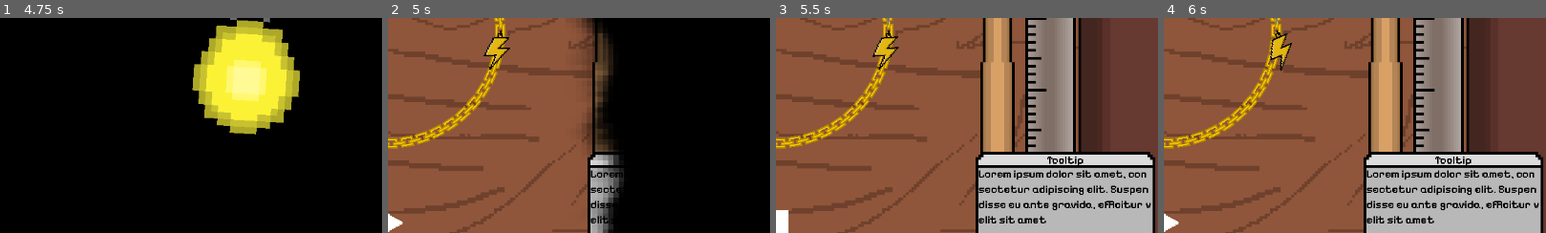
Above: before the commit, frames 1-4 (left to right).
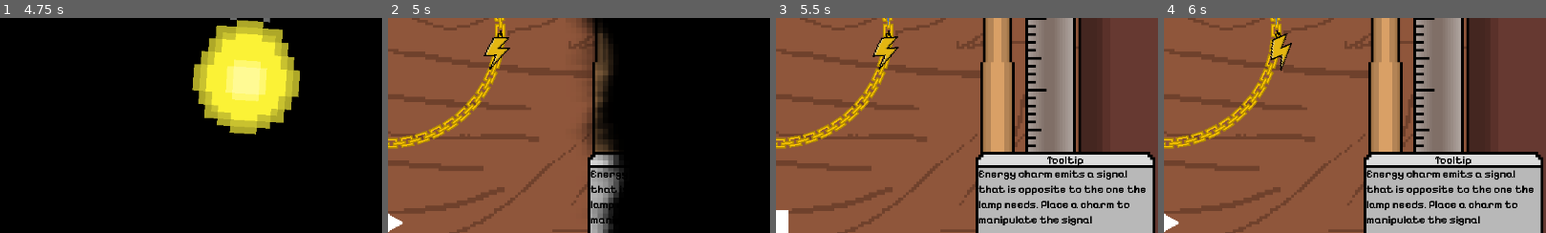
Above: after the commit, the same moments.

Repository: triangle-int/logi-charm
Game: Godot game, scene res://scenes/main_menu.tscn
Two runs of this game, one before a commit and one after it. Both use one fixed random seed, a clock stepped at 60 frames per second and the inputs below.
Inputs (mouse positions are % of the whole screen's width and height, from its top left):
- Up to frame 1 (4.75 s): click "Select Level" at 0.5 s; click "Select Level" at 1.25 s; click "00" at 2 s; click "00" at 2.75 s; click "00" at 3.5 s; click (50, 95) at 4.25 s
- Up to frame 2 (5 s): no input
- Up to frame 3 (5.5 s): click (50, 95) at 5 s
- Up to frame 4 (6 s): click (50, 95) at 5.75 s
The pictures show only the part of the screen within x 50-100%, y 47-97%; the shares and areas given below are measured in that part.

Frame 1 is identical in both runs. In frame 2, 0.4% of the frame differs, in the area x 53-62%, y 70-96%; in frame 3, 3.3%, in the area x 53-99%, y 70-97%; in frame 4, 3.3%.

Commit message:
Added tooltips for every level

Diff:
--- a/scenes/game.tscn
+++ b/scenes/game.tscn
@@ -211,7 +211,7 @@
 grow_vertical = 0
 text = "Lorem ipsum dolor sit amet, consectetur adipiscing elit. Suspendisse eu ante gravida, efficitur velit sit amet"
 label_settings = SubResource("LabelSettings_ulxts")
-autowrap_mode = 1
+autowrap_mode = 2
 
 [node name="Completed" type="ColorRect" parent="UI"]
 anchors_preset = 8
--- a/scenes/levels/enabled/level_1.tscn
+++ b/scenes/levels/enabled/level_1.tscn
@@ -8,6 +8,7 @@
 [node name="Level" type="Node2D"]
 script = ExtResource("1_rpdq7")
 rings_config = ExtResource("2_8xkvi")
+tooltip = "Energy charm emits a signal that is opposite to the one the lamp needs. Place a charm to manipulate the signal"
 
 [node name="InitComponent" parent="." instance=ExtResource("2_j3qwm")]
 position = Vector2(170, 0)
--- a/scenes/levels/enabled/level_10.tscn
+++ b/scenes/levels/enabled/level_10.tscn
@@ -8,6 +8,7 @@
 [node name="Level" type="Node2D"]
 script = ExtResource("1_n7dxy")
 rings_config = ExtResource("2_mojm6")
+tooltip = "Even my pc has less memory than this chainlet"
 
 [node name="InitComponent" parent="." instance=ExtResource("2_rlpdt")]
 position = Vector2(170, 0)
--- a/scenes/levels/enabled/level_11.tscn
+++ b/scenes/levels/enabled/level_11.tscn
@@ -8,6 +8,7 @@
 [node name="Level" type="Node2D"]
 script = ExtResource("1_tvgb6")
 rings_config = ExtResource("2_lkxwl")
+tooltip = "You have 3 chainlets. Use them wisely."
 
 [node name="InitComponent" parent="." instance=ExtResource("3_vg8sd")]
 position = Vector2(170, 0)
--- a/scenes/levels/enabled/level_2.tscn
+++ b/scenes/levels/enabled/level_2.tscn
@@ -8,6 +8,7 @@
 [node name="Level" type="Node2D"]
 script = ExtResource("1_8w3dc")
 rings_config = ExtResource("2_26xhy")
+tooltip = "All lamps should activate in order to complete the level"
 
 [node name="InitComponent" parent="." instance=ExtResource("2_h8s2h")]
 position = Vector2(170, 0)
--- a/scenes/levels/enabled/level_3.tscn
+++ b/scenes/levels/enabled/level_3.tscn
@@ -8,6 +8,7 @@
 [node name="Level" type="Node2D"]
 script = ExtResource("1_d3y8t")
 rings_config = ExtResource("2_i3enj")
+tooltip = "The bottom lamp is on the outer chainlet. You need to somehow move the signal from inner to outer chainlet"
 
 [node name="InitComponent" parent="." instance=ExtResource("3_gikh0")]
 position = Vector2(170, 0)
--- a/scenes/levels/enabled/level_4.tscn
+++ b/scenes/levels/enabled/level_4.tscn
@@ -8,6 +8,7 @@
 [node name="Level" type="Node2D"]
 script = ExtResource("1_5xntu")
 rings_config = ExtResource("2_lipha")
+tooltip = "Now one lamp needs opposite signal"
 
 [node name="InitComponent" parent="." instance=ExtResource("3_dq5sy")]
 position = Vector2(170, 0)
--- a/scenes/levels/enabled/level_5.tscn
+++ b/scenes/levels/enabled/level_5.tscn
@@ -8,6 +8,7 @@
 [node name="Level" type="Node2D"]
 script = ExtResource("1_f5pbi")
 rings_config = ExtResource("2_yjp3q")
+tooltip = "You'll need some complex logic to achieve this signal sequence"
 
 [node name="InitComponent" parent="." instance=ExtResource("3_gwy5d")]
 position = Vector2(170, 0)
--- a/scenes/levels/enabled/level_6.tscn
+++ b/scenes/levels/enabled/level_6.tscn
@@ -8,6 +8,7 @@
 [node name="Level" type="Node2D"]
 script = ExtResource("1_7vyn5")
 rings_config = ExtResource("2_e8cgw")
+tooltip = "Somehow the lamp needs two signals that are equal"
 
 [node name="InitComponent" parent="." instance=ExtResource("2_i0v0g")]
 position = Vector2(170, 0)
--- a/scenes/levels/enabled/level_7.tscn
+++ b/scenes/levels/enabled/level_7.tscn
@@ -8,6 +8,7 @@
 [node name="Level" type="Node2D"]
 script = ExtResource("1_qavxa")
 rings_config = ExtResource("2_exvc6")
+tooltip = "Even more complex logic this time"
 
 [node name="InitComponent" parent="." instance=ExtResource("3_lf6vc")]
 position = Vector2(170, 0)
--- a/scenes/levels/enabled/level_8.tscn
+++ b/scenes/levels/enabled/level_8.tscn
@@ -8,6 +8,7 @@
 [node name="Level" type="Node2D"]
 script = ExtResource("1_llnqm")
 rings_config = ExtResource("2_yl7rw")
+tooltip = "You'll need a lot of memory for this one"
 
 [node name="InitComponent" parent="." instance=ExtResource("3_cieqg")]
 position = Vector2(170, 0)
--- a/scenes/levels/enabled/level_9.tscn
+++ b/scenes/levels/enabled/level_9.tscn
@@ -8,6 +8,7 @@
 [node name="Level" type="Node2D"]
 script = ExtResource("1_ure6l")
 rings_config = ExtResource("2_efck3")
+tooltip = "That's a long loop!"
 
 [node name="InitComponent" parent="." instance=ExtResource("3_bw4gm")]
 position = Vector2(170, 0)
--- a/scripts/game_loader.gd
+++ b/scripts/game_loader.gd
@@ -8,6 +8,7 @@
 
 @onready var completed = $UI/Completed
 @onready var failed = $UI/Failed
+@onready var tooltip_message = $UI/Tooltip/Message
 
 # For debugging
 func _input(event: InputEvent):
@@ -35,6 +36,7 @@
 	current_level = levels[index].instantiate() as Level
 	current_level.level_completed.connect(_on_level_completed)
 	current_level.level_failed.connect(_on_level_failed)
+	tooltip_message.text = current_level.tooltip
 	$Center.add_child(current_level)
 	current_level.start_level()
 
